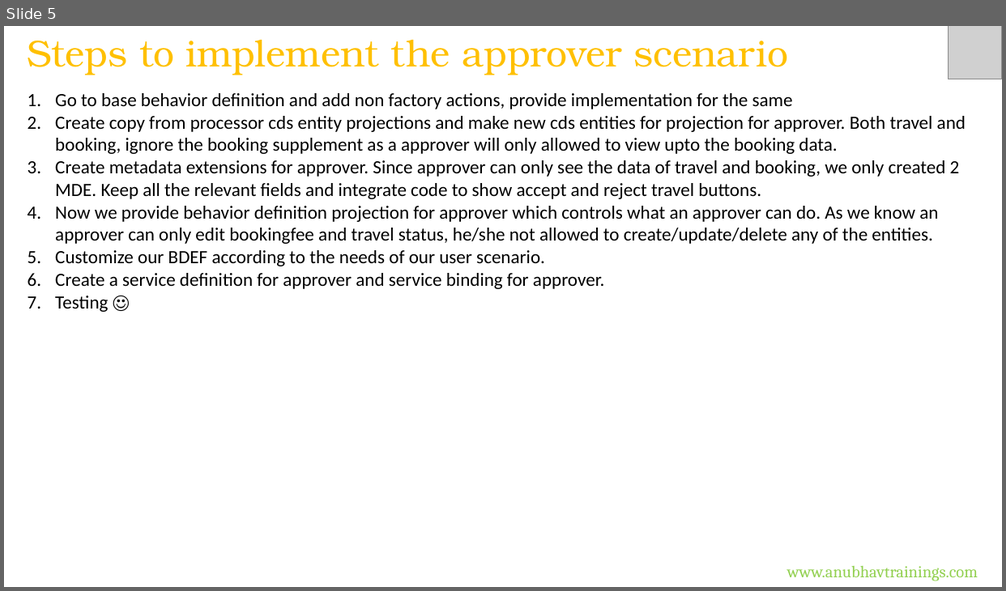
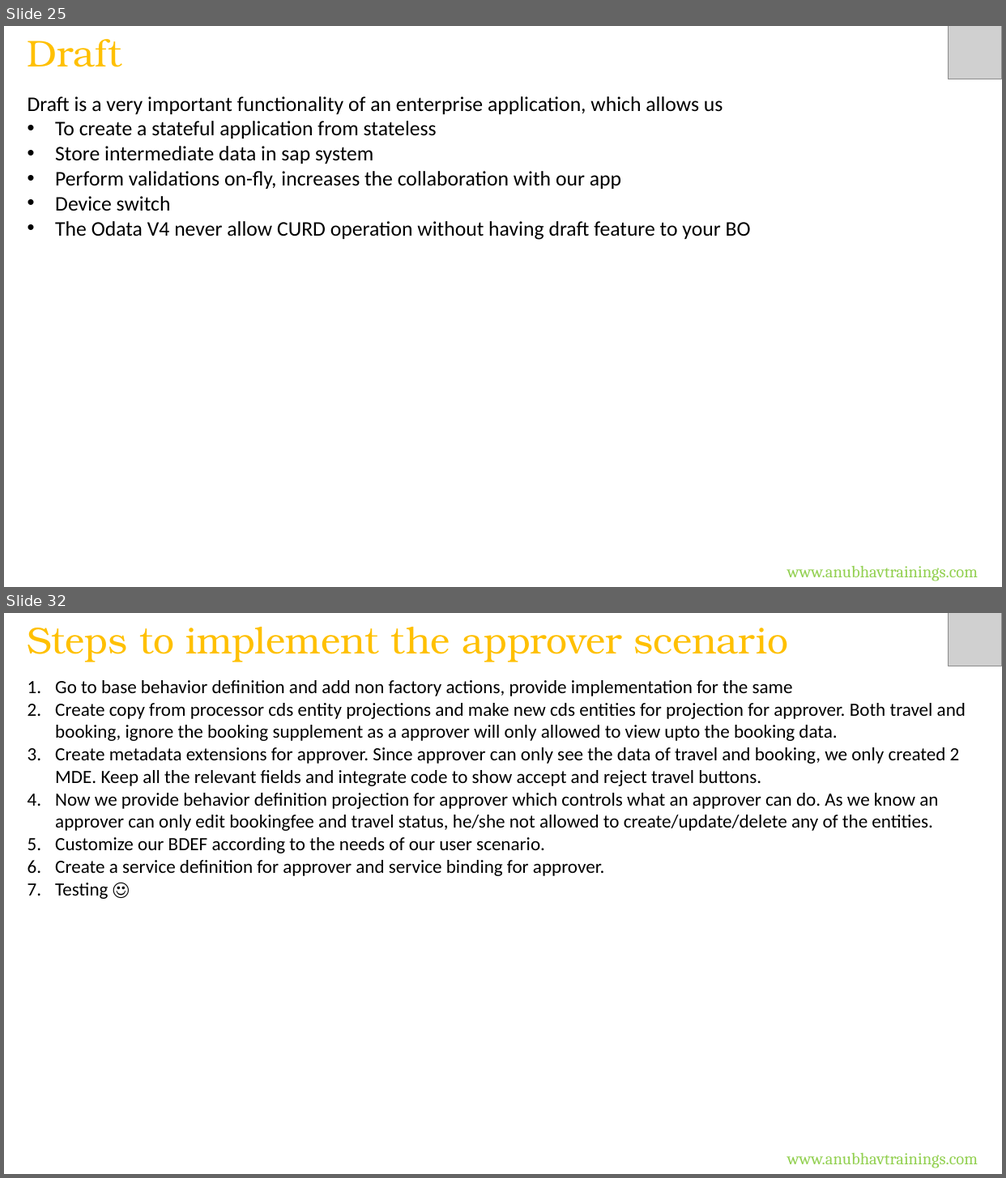
Before and after one commit to soyuztechnologies/CDS_AMDP_RAP_Training_60H, a slide deck: Day 11/DAY-11.pptx. Shown one above the other, each under a label of ours: slide 5 before the commit, slides 25 and 32 after it; the slides between them are not shown. The pictures are 1006x591 and 1006x1178 pixels, drawn with LibreOffice and Linux fonts; fonts in the diff are those of the drawing; grey boxes stand for pictures. Boxes give left, top, right and bottom in pixels: in the first picture for what was removed or moved away, otherwise in the second. Text is boxed around its words. In the diff, an @@ line names an element or a change of style, - is before the commit and + after.

```diff
--- a/Day 11/DAY-11.pptx
+++ b/Day 11/DAY-11.pptx
@@ slide 25 added at bbox=[4, 26, 1002, 587], background #FFFFFF @@
@@ text added at bbox=[27, 39, 122, 67], 36 pt, text #FFC000 @@
+Draft
@@ picture added at bbox=[948, 26, 1002, 79] @@
@@ text added at bbox=[27, 96, 751, 240], 20 pt, text #000000 @@
+Draft is a very important functionality of an enterprise application, which allows us
+• To create a stateful application from stateless
+• Store intermediate data in sap system
+• Perform validations on-fly, increases the collaboration with our app
+• Device switch
+• The Odata V4 never allow CURD operation without having draft feature to your BO
@@ text added at bbox=[787, 566, 978, 582], 16 pt, text #92D050 @@
+www.anubhavtrainings.com
@@ what was slide 5 is now slide 32 @@
```
Also in this commit, not shown: 26 other slides added, 17 other files.
